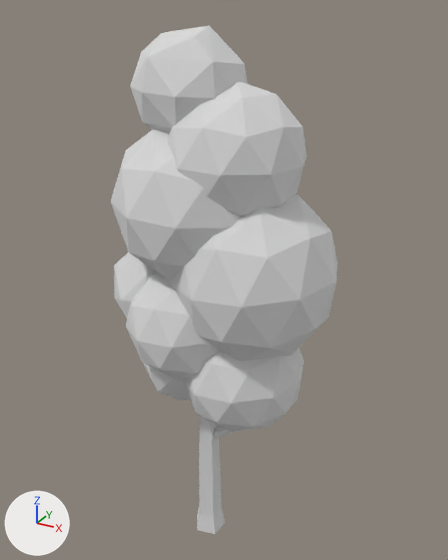
Renders of the glTF model public/models/tree-oak.glb from each side of a commit.
Camera for both pictures: a 50 mm lens placed at (3.91, -6.59, 7.64), pointed at (0.13, 0.27, 4.21). Every picture has the same lights, and +X, +Y and +Z are marked at lower left. Where no turn or scale is listed for an object, it has been applied to the vertices.

Objects in the first picture: 'tree-oak'.
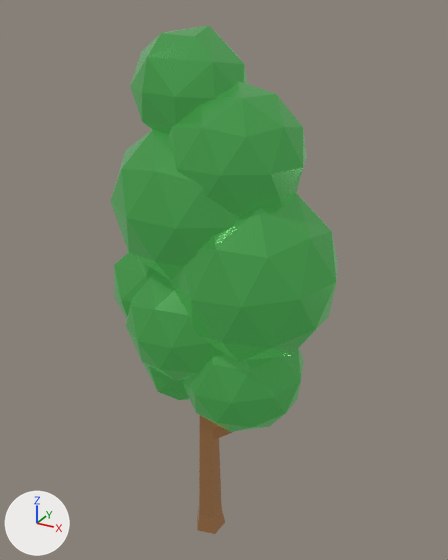
Location of each change, (x1, y1, x2, y2) in pixels of the pictures (448 x 560 px):
'tree-oak', recoloured (grey to green)
    both: (110, 26, 338, 534)

The change in detail:
Picture 'base' (img_base) is new.
Material 'LOWPOLY-COLORS.001' (mat_lowpoly_colors_001) is new.
Uses the picture img_base.
me_tree_oak has 382 vertices, 711 faces and spans x -1.42..1.81, y -1.05..1.16, z 0.0..7.45.
me_tree_oak no longer uses material mat_lowpoly_colors (white #e7e7e7).
me_tree_oak now uses material mat_lowpoly_colors_001.
